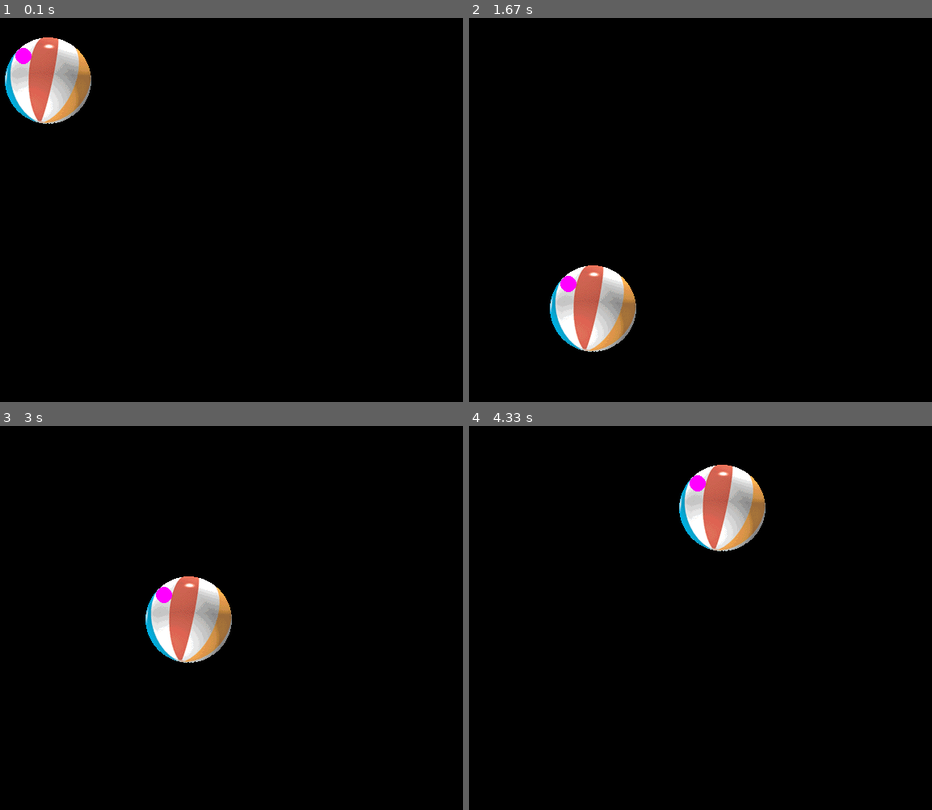
Above: before the commit, frames 1-4 (two rows, left to right).
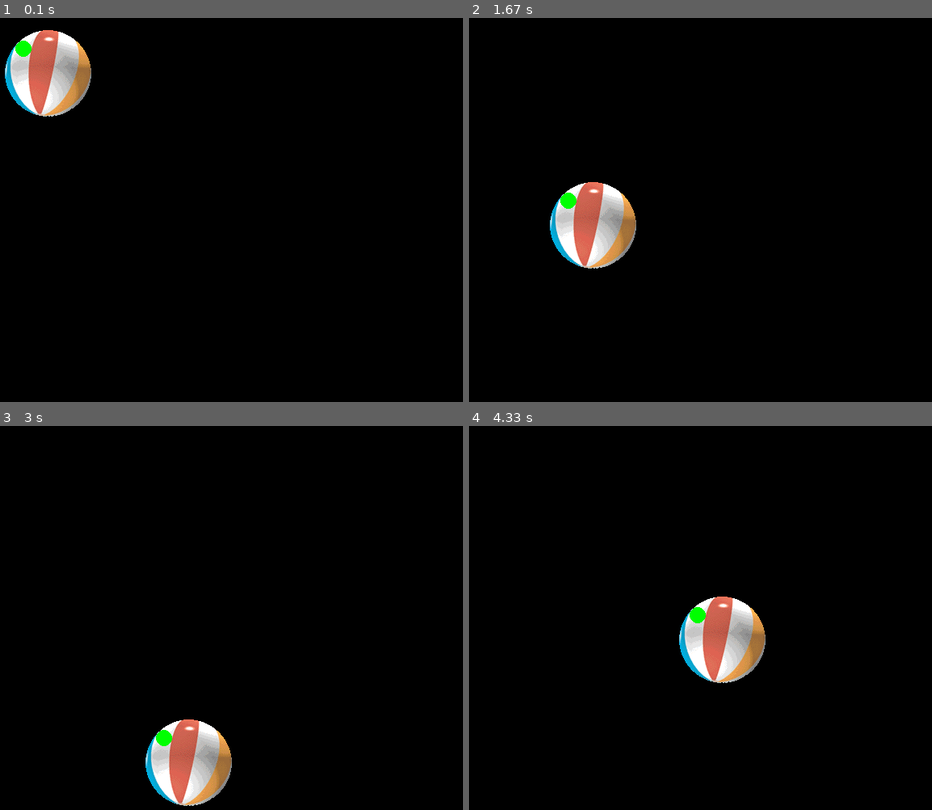
Above: after the commit, the same moments.

Repository: oc-cs240/f2012
Game: pygame game, started from lecture/pygame1/pygame1.py
The game is run twice, just before and just after one commit, with the same random seed, the same clock (stepped at 60 frames per second) and the same inputs.
Inputs:
- Up to frame 1 (0.1 s): no input
- Up to frame 2 (1.67 s): no input
- Up to frame 3 (3 s): no input
- Up to frame 4 (4.33 s): no input

The runs differ from the first frame. In frame 1, 1.8% of the frame differs, in the area x 1-20%, y 3-28%; in frame 2, 6.5%; in frame 3, 6.5%, in the area x 31-51%, y 39-99%; in frame 4, 6.5%.

Commit message:
In-class updates

Diff:
--- a/lecture/pygame1/pygame1.py
+++ b/lecture/pygame1/pygame1.py
@@ -3,40 +3,47 @@
 
 import pygame
 
-pygame.init()   # Initialized pygame module
-
-# Screen size
 width, height = 640, 480
 
-screen = pygame.display.set_mode((width, height))
+def init():
+    pygame.init()   # Initialized pygame module
 
-ball = pygame.image.load("ball.gif").convert_alpha()
-pygame.draw.circle(ball, pygame.Color('magenta'), (25, 25), 10)
-ball_rect = ball.get_rect()
+    # Screen
+    return pygame.display.set_mode((width, height))
 
-horizontal = 1
-vertical = 3
+def main(screen):
+    # Load the image
+    ball = pygame.image.load("ball.gif").convert_alpha()
+    pygame.draw.circle(ball, pygame.Color('green'), (25, 25), 10)
+    ball_rect = ball.get_rect()
 
-running = True
-while running:
-#    print 'looping'
+    horizontal = 1
+    vertical = 2
 
-    screen.fill((0, 0, 0))          # Redraw background
-    screen.blit(ball, ball_rect)    # Draw ball to screen
-    pygame.display.flip()           # Display screen in window
-    ball_rect[0] += horizontal      # Move ball, 1 pixel right
-    ball_rect[1] += vertical        # Move ball, 1 pixel right
+    running = True
 
-    if ball_rect.right >= width:
-        horizontal = -1
-    elif ball_rect.left <= 0:
-        horizontal = 1
-    if ball_rect.bottom >= height:
-        vertical = -3
-    elif ball_rect.top <= 0:
-        vertical = 3
+    while running:
+    #    print 'looping'
 
-    for event in pygame.event.get():
-        if event.type == pygame.QUIT or (event.type == pygame.KEYDOWN and event.key == pygame.K_q):
-            # exit()
-            running = False
+        screen.fill((0, 0, 0))          # Redraw background
+        screen.blit(ball, ball_rect)    # Draw ball to screen
+        pygame.display.flip()           # Display screen in window
+
+        # Ball motion
+        # ball_rect = ball_rect.move(horizontal, vertical)      Poor version, that makes new rectangles
+        ball_rect.move_ip(horizontal, vertical)
+
+        # Bounds checking
+        if ball_rect.right >= width or ball_rect.left <= 0:
+            horizontal *= -1
+        if ball_rect.bottom >= height or ball_rect.top <= 0:
+            vertical *= -1
+
+        for event in pygame.event.get():
+            if event.type == pygame.QUIT or (event.type == pygame.KEYDOWN and event.key == pygame.K_q):
+                # exit()
+                running = False
+
+
+screen = init()
+main(screen)
